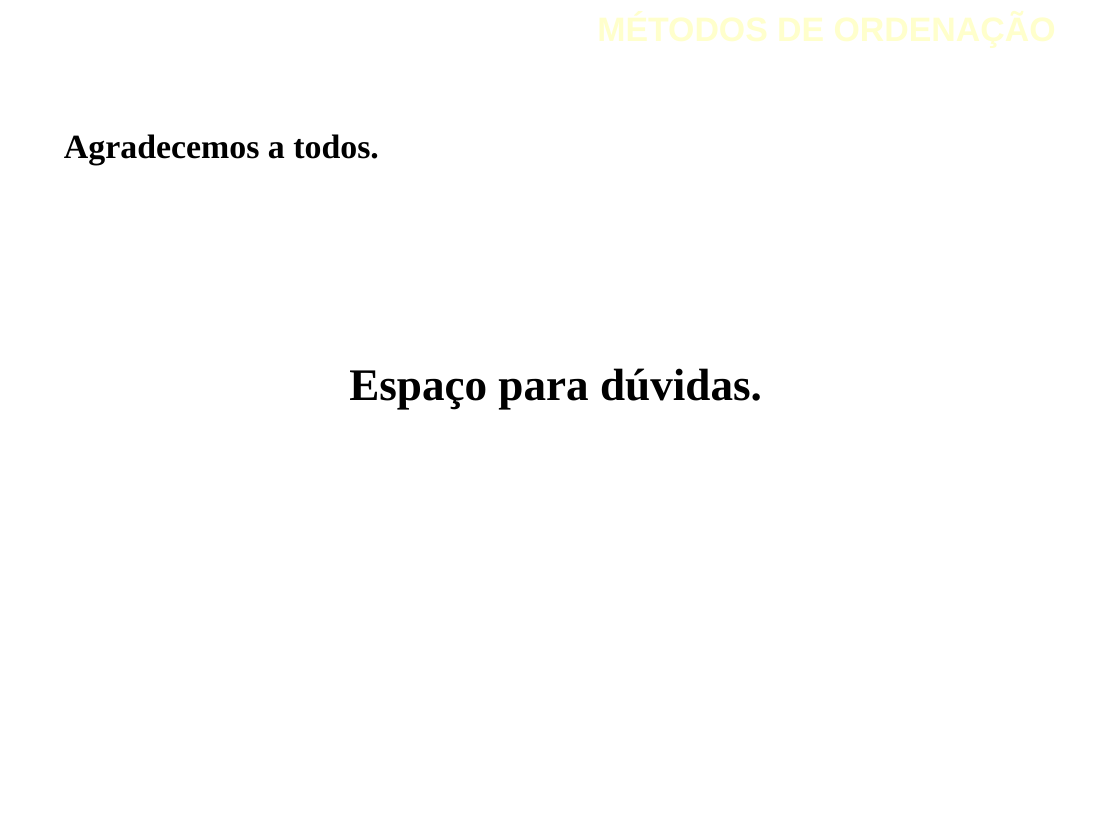
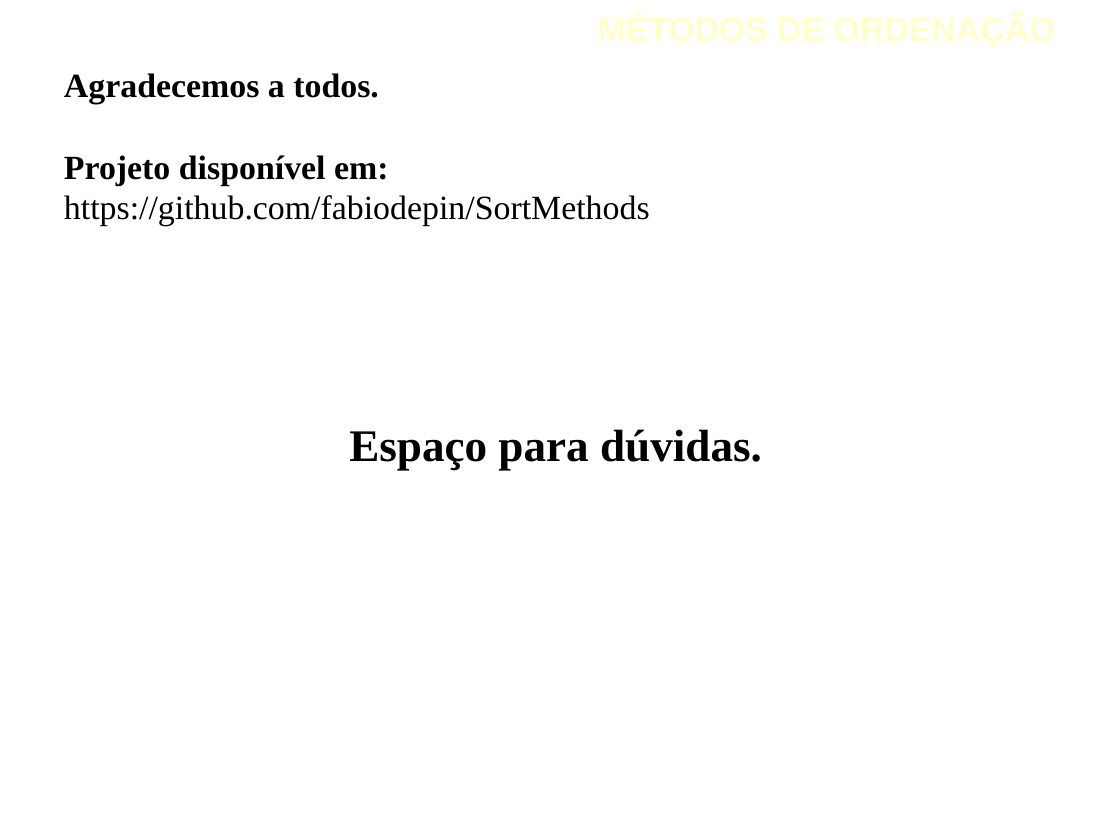
Before and after one commit to fabiodepin/SortMethods, a slide deck: slide 24 of apresentacao_metodos_ordenacao_oficial.odp. Drawn at 1120x840 pixels with LibreOffice and Linux fonts; fonts in the diff are those of the drawing; background and template pictures are left out. Boxes give left, top, right and bottom in pixels: in the first picture for what was removed or moved away, otherwise in the second. Text is boxed around its words. In the diff, an @@ line names an element or a change of style, - is before the commit and + after.

Commit message:
Atualização da apresentação
Apenas inserido o endereço que foi disponibilizado no github

```diff
--- a/apresentacao_metodos_ordenacao_oficial.odp
+++ b/apresentacao_metodos_ordenacao_oficial.odp
@@ text at (64, 155, 650, 227): paragraphs added @@
+Projeto disponível em:
+https://github.com/fabiodepin/SortMethods
```
Also in this commit, not shown: 1 other file.
